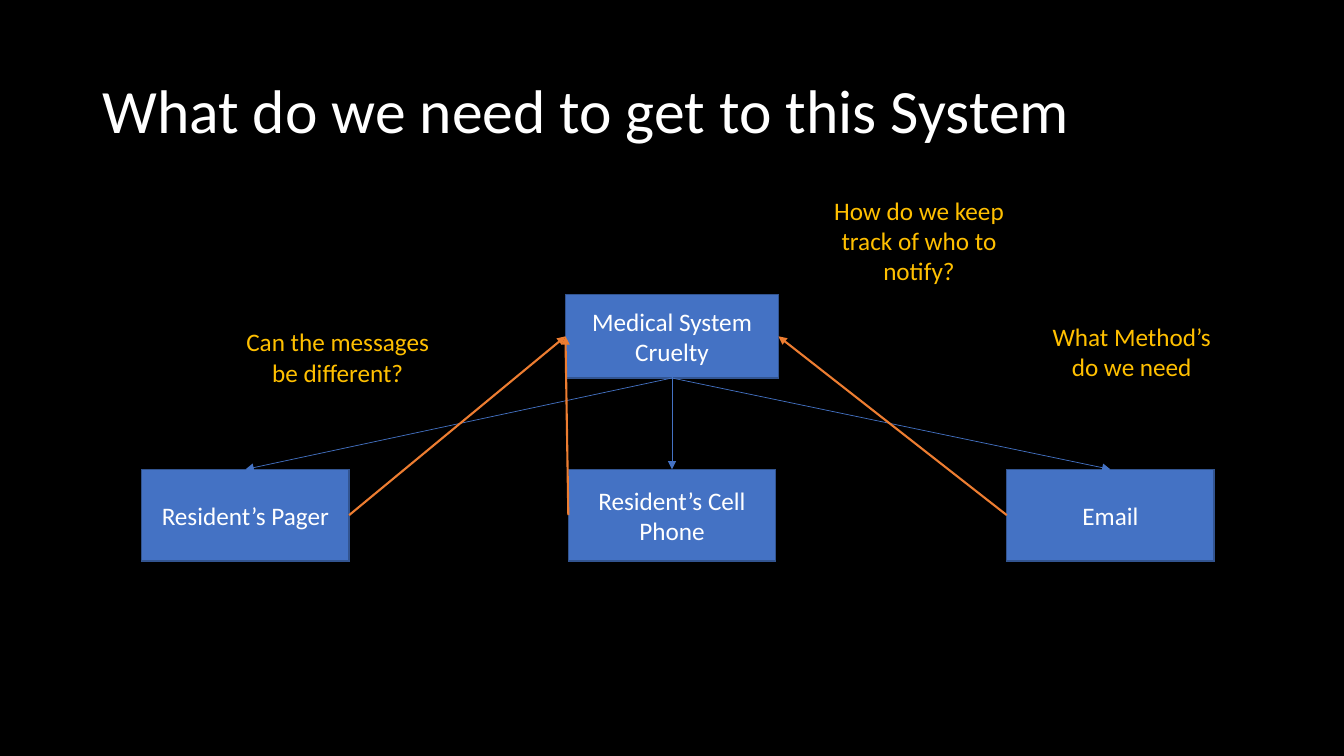
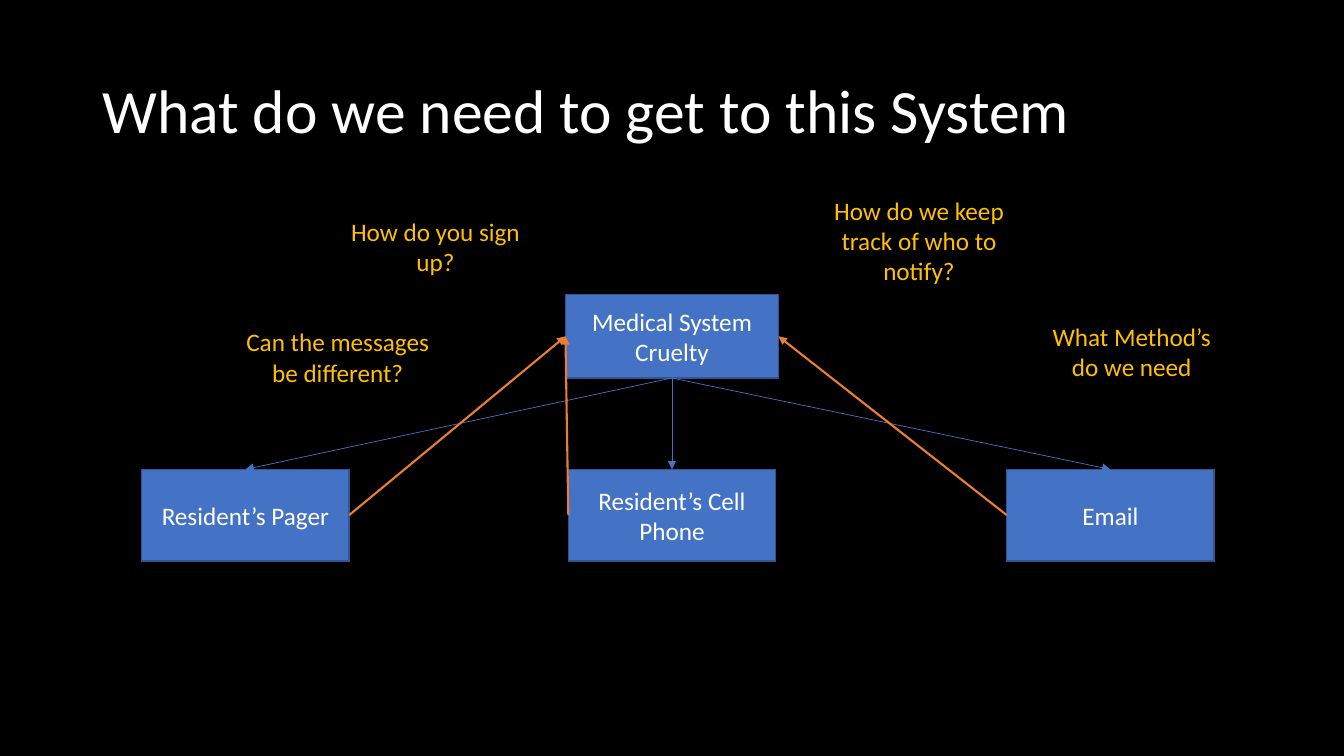
Before and after one commit to microsoft/Flash_University, a slide deck: slide 6 of CLR_via_CSharp/Chapter 11 - Events/Events.pptx. Drawn at 1344x756 pixels with LibreOffice and Linux fonts; fonts in the diff are those of the drawing. Boxes give left, top, right and bottom in pixels: in the first picture for what was removed or moved away, otherwise in the second. Text is boxed around its words. In the diff, an @@ line names an element or a change of style, - is before the commit and + after.

```diff
--- a/CLR_via_CSharp/Chapter 11 - Events/Events.pptx
+++ b/CLR_via_CSharp/Chapter 11 - Events/Events.pptx
@@ text added at <box>351,223,520,275</box>, 18 pt, text #FFC000 @@
+How do you sign up?
```
Also in this commit, not shown: 5 other slides changed, 2 slides added, 1 slide removed, 6 other files.
